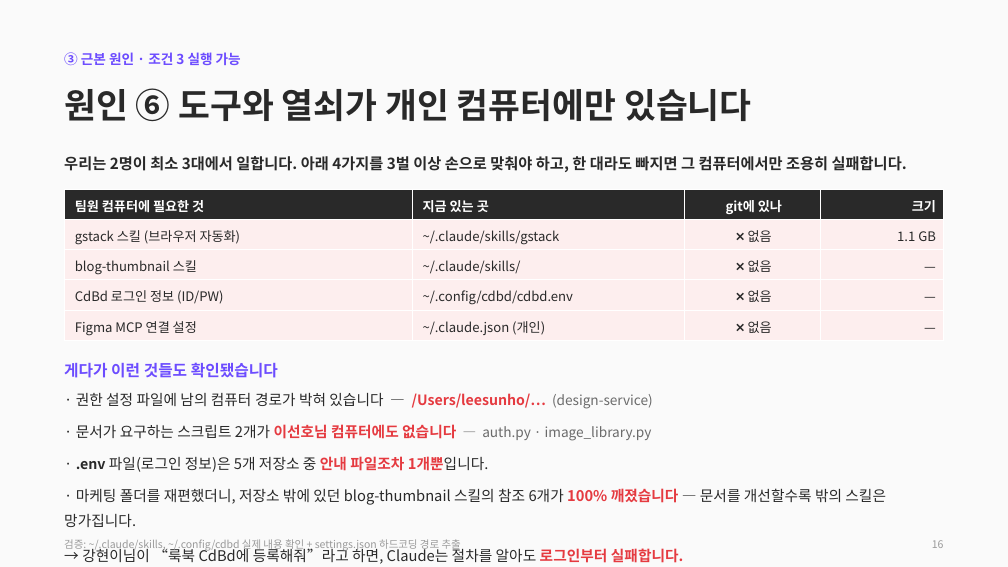
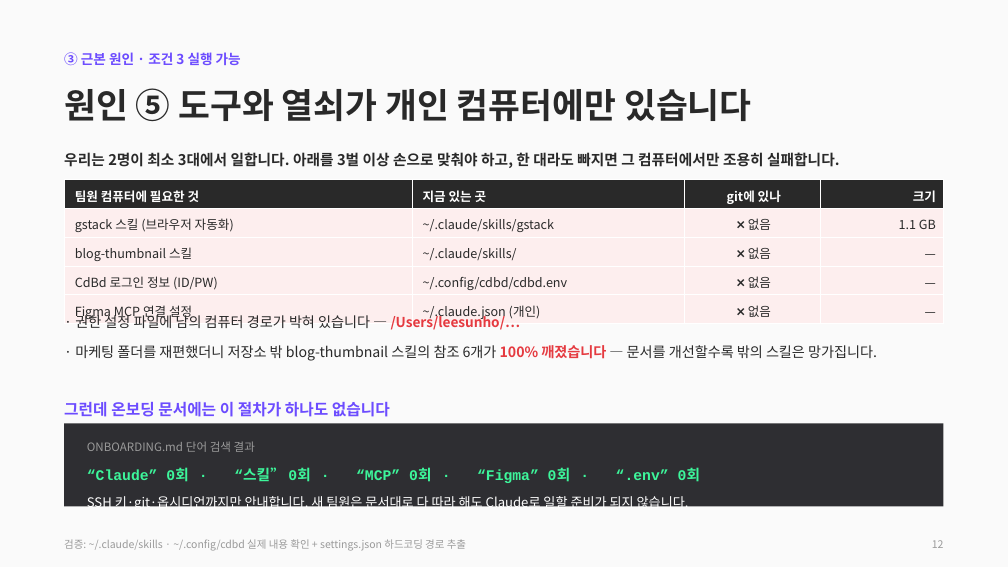
Before and after one commit to CdBd-in/design, a slide deck: slide 12 of CdBd 문서 체계 진단 및 개편 제안.pptx (slide 16 before the commit). Drawn at 1008x567 pixels with LibreOffice and Linux fonts; fonts in the diff are those of the drawing. Boxes give left, top, right and bottom in pixels: in the first picture for what was removed or moved away, otherwise in the second. Text is boxed around its words. In the diff, an @@ line names an element or a change of style, - is before the commit and + after.

```diff
--- a/CdBd 문서 체계 진단 및 개편 제안.pptx
+++ b/CdBd 문서 체계 진단 및 개편 제안.pptx
@@ text at (x1=64, y1=88, x2=751, y2=121): text changed @@
-원인 ⑥ 도구와 열쇠가 개인 컴퓨터에만 있습니다
+원인 ⑤ 도구와 열쇠가 개인 컴퓨터에만 있습니다
@@ text at (x1=64, y1=152, x2=840, y2=168): text changed; size 14.5 to 14 pt @@
-우리는 2명이 최소 3대에서 일합니다. 아래 4가지를 3벌 이상 손으로 맞춰야 하고, 한 대라도 빠지면 그 컴퓨터에서만 조용히 실패합니다.
+우리는 2명이 최소 3대에서 일합니다. 아래를 3벌 이상 손으로 맞춰야 하고, 한 대라도 빠지면 그 컴퓨터에서만 조용히 실패합니다.
@@ table at (x1=64, y1=180, x2=944, y2=324) @@
@@ size 12.5 to 12 pt @@
@@ table resized from (x1=64, y1=189, x2=944, y2=340) to (x1=64, y1=180, x2=944, y2=324) @@
@@ text at (x1=75, y1=313, x2=877, y2=361): text changed; size 15 to 13.5 pt; text colour #6C4CFF to #292929; bold off @@
-게다가 이런 것들도 확인됐습니다
+· 권한 설정 파일에 남의 컴퓨터 경로가 박혀 있습니다 — /Users/leesunho/…
+· 마케팅 폴더를 재편했더니 저장소 밖 blog-thumbnail 스킬의 참조 6개가 100% 깨졌습니다 — 문서를 개선할수록 밖의 스킬은 망가집니다.
@@ text at (x1=64, y1=402, x2=390, y2=417): text changed; size 14 to 15 pt; text colour #292929 to #6C4CFF; bold on @@
-· 권한 설정 파일에 남의 컴퓨터 경로가 박혀 있습니다 — /Users/leesunho/… (design-service)
-· 문서가 요구하는 스크립트 2개가 이선호님 컴퓨터에도 없습니다 — auth.py · image_library.py
-· .env 파일(로그인 정보)은 5개 저장소 중 안내 파일조차 1개뿐입니다.
-· 마케팅 폴더를 재편했더니, 저장소 밖에 있던 blog-thumbnail 스킬의 참조 6개가 100% 깨졌습니다 — 문서를 개선할수록 밖의 스킬은 망가집니다.
-→ 강현이님이 “룩북 CdBd에 등록해줘”라고 하면, Claude는 절차를 알아도 로그인부터 실패합니다.
+그런데 온보딩 문서에는 이 절차가 하나도 없습니다
@@ rectangle added at (x1=64, y1=423, x2=944, y2=507), fill #2E2E32 @@
@@ text added at (x1=87, y1=441, x2=701, y2=511), 12.5 pt, text #FFFFFF @@
+ONBOARDING.md 단어 검색 결과
+“Claude” 0회 · “스킬” 0회 · “MCP” 0회 · “Figma” 0회 · “.env” 0회
+SSH 키·git·옵시디언까지만 안내합니다. 새 팀원은 문서대로 다 따라 해도 Claude로 일할 준비가 되지 않습니다.
@@ text at (x1=64, y1=539, x2=466, y2=551): text changed @@
-검증: ~/.claude/skills, ~/.config/cdbd 실제 내용 확인 + settings.json 하드코딩 경로 추출
+검증: ~/.claude/skills · ~/.config/cdbd 실제 내용 확인 + settings.json 하드코딩 경로 추출
@@ text at (x1=932, y1=540, x2=944, y2=548): text changed @@
-16
+12
```
Also in this commit, not shown: 16 other slides changed, 5 slides removed, 1 other file.
